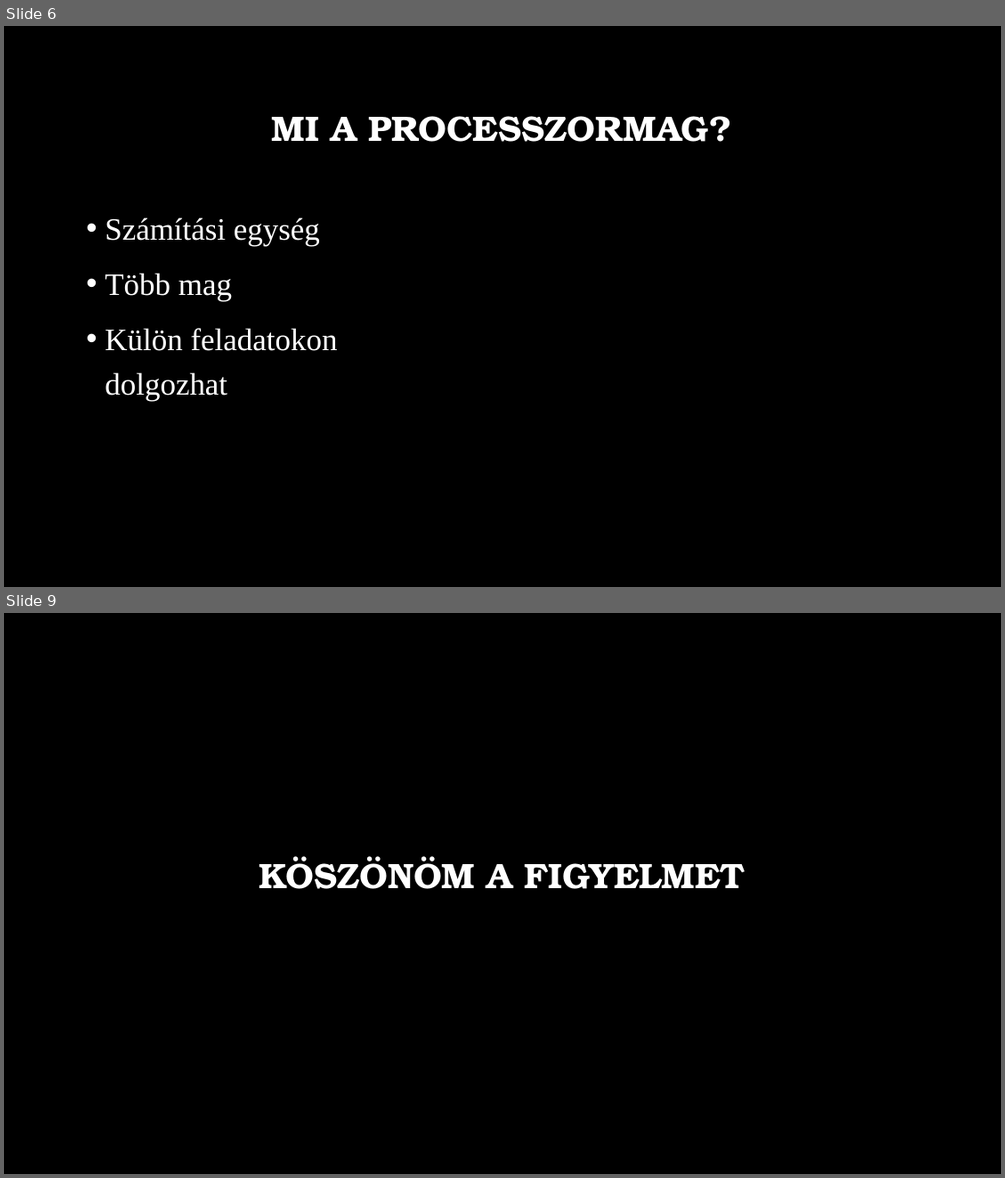
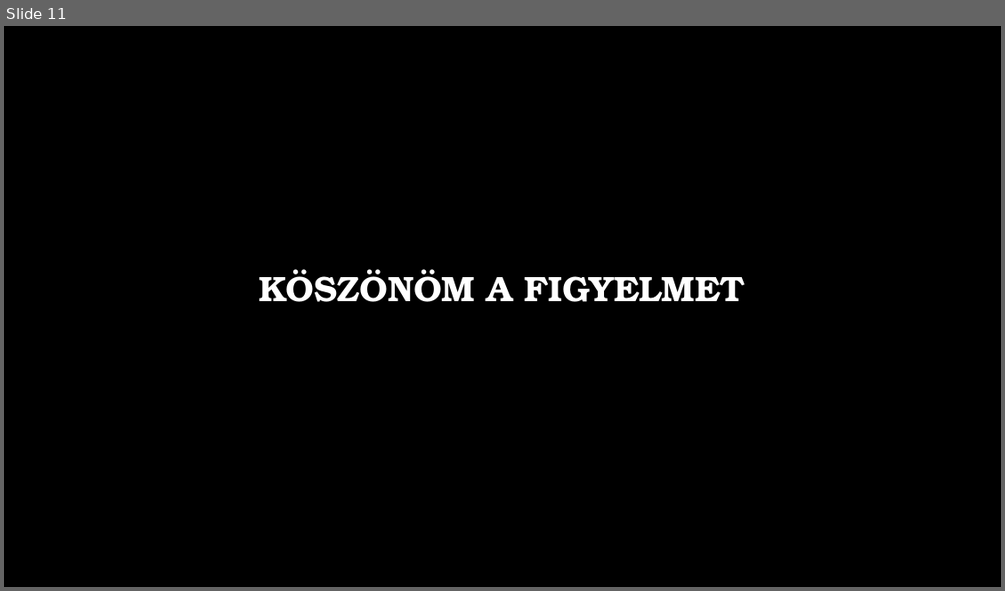
Before and after one commit to MszrsRicsi/Paprika, a slide deck: Processzorok.pptx. Shown one above the other, each under a label of ours: slides 6 and 9 before the commit, slide 11 after it; the slides between them are not shown. The pictures are 1005x1178 and 1005x591 pixels, drawn with LibreOffice and Linux fonts; fonts in the diff are those of the drawing; background and template pictures are left out. Boxes give left, top, right and bottom in pixels: in the first picture for what was removed or moved away, otherwise in the second. Text is boxed around its words. In the diff, an @@ line names an element or a change of style, - is before the commit and + after.

```diff
--- a/Processzorok.pptx
+++ b/Processzorok.pptx
@@ slide 6 removed at (4,26,1001,587), background picture (left out) @@
@@ title removed at (272,116,731,142) @@
-MI A PROCESSZORMAG?
@@ text removed at (105,217,338,401) @@
-• Számítási egység
-• Több mag
-• Külön feladatokon dolgozhat
@@ what was slide 9 is now slide 11 @@
```
Also in this commit, not shown: 3 slides changed, 6 slides added, 3 other slides removed.
